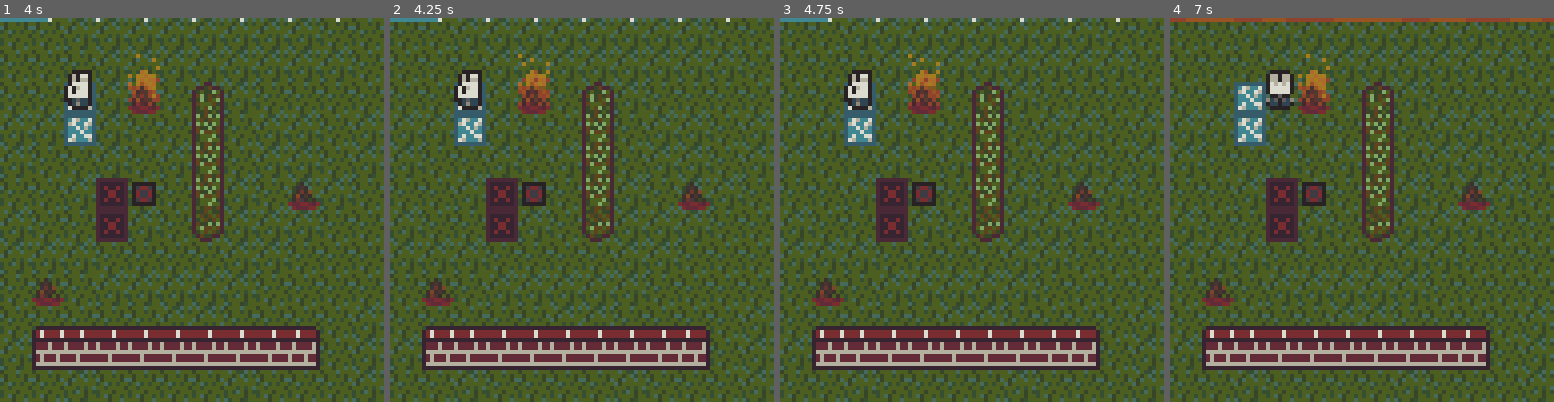
Above: before the commit, frames 1-4 (left to right).
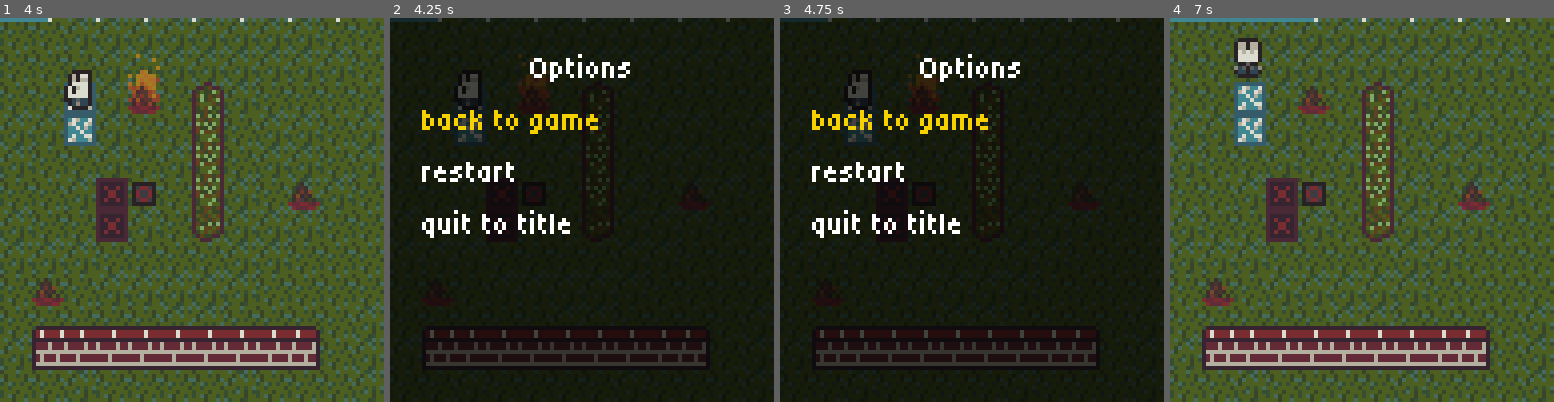
Above: after the commit, the same moments.

Repository: Someone68/cozyfall
Game: Godot game, scene res://scenes/main_menu.tscn
The game is run twice, just before and just after one commit, with the same random seed, the same clock (stepped at 60 frames per second) and the same inputs.
Inputs:
- Up to frame 1 (4 s): tap Enter (ui_accept) at 0.5, 0.77, 1.25, 1.52, 2, 2.75, 3.02, 3.77 s; hold Right (ui_right) 0.53-1.28 s; tap Z (tunnel) every 0.75 s from 0.6 to 3.6 s; hold Down (ui_down) 1.28-2.03 s; hold Right (ui_right) 2.03-2.78 s; hold Up (ui_up) 2.78-3.53 s; hold Left (ui_left) from 3.53 s (still down)
- Up to frame 2 (4.25 s): keep holding Left (ui_left); tap Escape (ui_close_dialog) at 4.15 s
- Up to frame 3 (4.75 s): keep holding Left (ui_left); tap Z (tunnel) at 4.35 s; tap Enter (ui_accept) at 4.52 s
- Up to frame 4 (7 s): release Left (ui_left) at 5.03 s; hold Down (ui_down) 5.03-5.78 s; tap Z (tunnel) at 5.1, 5.85, 6.6 s; hold Right (ui_right) 5.78-6.53 s; tap Enter (ui_accept) at 6.02, 6.77 s; hold Up (ui_up) from 6.53 s (still down)

Frame 1 is identical in both runs. In frame 2, 100% of the frame differs, in the area x 0-100%, y 0-100%; in frame 3, 100%; in frame 4, 2.9%.
Error before the commit: Cannot call method 'instantiate' on a null value. (res://scripts/level.gd:20)

Commit message:
added escape screen

Diff:
--- /dev/null
+++ b/scenes/escape_screen.gd
@@ -0,0 +1,16 @@
+extends Control
+
+func _input(event: InputEvent) -> void:
+	if event.is_action_pressed("ui_close_dialog"):
+		get_tree().paused = false
+		queue_free()
+
+func _on_select_menu_item_selected(_index: int, item: Control) -> void:
+	get_tree().paused = false
+	match item.name:
+		"BackToGame":
+			get_tree().paused = false
+		"Restart":
+			get_tree().reload_current_scene()
+		"Quit":
+			get_tree().change_scene_to_file("res://scenes/main_menu.tscn")
--- /dev/null
+++ b/scenes/escape_screen.tscn
@@ -0,0 +1,52 @@
+[gd_scene format=3 uid="uid://1u83hvqbuw1"]
+
+[ext_resource type="Theme" uid="uid://cdv0csb0dp43j" path="res://themes/menu_theme.tres" id="1_gjwmd"]
+[ext_resource type="Script" uid="uid://bnq1v80v63bd1" path="res://scenes/escape_screen.gd" id="2_gjwmd"]
+[ext_resource type="PackedScene" uid="uid://b3ywq4cn53b52" path="res://scenes/select_menu.tscn" id="3_a2a6c"]
+
+[node name="EscapeScreen" type="Control" unique_id=128950255]
+process_mode = 3
+z_index = 10
+layout_mode = 3
+anchors_preset = 15
+anchor_right = 1.0
+anchor_bottom = 1.0
+grow_horizontal = 2
+grow_vertical = 2
+theme = ExtResource("1_gjwmd")
+script = ExtResource("2_gjwmd")
+
+[node name="ColorRect" type="ColorRect" parent="." unique_id=1687184408]
+layout_mode = 0
+offset_right = 96.0
+offset_bottom = 96.0
+color = Color(0, 0, 0, 0.69803923)
+
+[node name="VBoxContainer" type="VBoxContainer" parent="." unique_id=1188982227]
+layout_mode = 0
+offset_left = 8.0
+offset_top = 8.0
+offset_right = 88.0
+offset_bottom = 88.0
+
+[node name="Label" type="Label" parent="VBoxContainer" unique_id=1437285927]
+layout_mode = 2
+text = "Options"
+horizontal_alignment = 1
+
+[node name="SelectMenu" parent="VBoxContainer" unique_id=647501129 instance=ExtResource("3_a2a6c")]
+layout_mode = 2
+
+[node name="BackToGame" type="Label" parent="VBoxContainer/SelectMenu" unique_id=284757862]
+layout_mode = 2
+text = "back to game"
+
+[node name="Restart" type="Label" parent="VBoxContainer/SelectMenu" unique_id=58015726]
+layout_mode = 2
+text = "restart"
+
+[node name="Quit" type="Label" parent="VBoxContainer/SelectMenu" unique_id=1298591346]
+layout_mode = 2
+text = "quit to title"
+
+[connection signal="item_selected" from="VBoxContainer/SelectMenu" to="." method="_on_select_menu_item_selected"]
--- a/scenes/level.tscn
+++ b/scenes/level.tscn
@@ -3,6 +3,7 @@
 [ext_resource type="Script" uid="uid://bahuxcam4buo" path="res://scripts/level.gd" id="1_mx8sn"]
 [ext_resource type="PackedScene" uid="uid://dpe56p1o5di7a" path="res://scenes/death_screen.tscn" id="2_klq6b"]
 [ext_resource type="PackedScene" uid="uid://bltyo261onn8b" path="res://scenes/floor.tscn" id="3_8c41q"]
+[ext_resource type="PackedScene" uid="uid://1u83hvqbuw1" path="res://scenes/escape_screen.tscn" id="3_olg7q"]
 [ext_resource type="PackedScene" uid="uid://bywris2cmufxx" path="res://scenes/player.tscn" id="3_ppgk2"]
 [ext_resource type="PackedScene" uid="uid://caots4u2856ek" path="res://scenes/walls.tscn" id="4_8c41q"]
 [ext_resource type="PackedScene" uid="uid://ccskmild8mi3c" path="res://scenes/bonfire.tscn" id="5_ppgk2"]
@@ -125,6 +126,7 @@
 y_sort_enabled = true
 script = ExtResource("1_mx8sn")
 DEATH_SCREEN = ExtResource("2_klq6b")
+ESCAPE_SCREEN = ExtResource("3_olg7q")
 
 [node name="Floor" parent="." unique_id=2117507599 instance=ExtResource("3_8c41q")]
 
--- a/scripts/level.gd
+++ b/scripts/level.gd
@@ -15,10 +15,11 @@
 var bonfires := {}
 var on_bonfire := false
 
-func _input(event: InputEvent) -> void:
-	if event.is_action_pressed("ui_close_dialog"):
+func _unhandled_input(event: InputEvent) -> void:
+	if event.is_action_pressed("ui_close_dialog") and !has_node("EscapeScreen"):
 		var loaded_escape_screen = ESCAPE_SCREEN.instantiate()
 		add_child(loaded_escape_screen)
+		get_tree().paused = true
 
 func tile_temp_cost(pos: Vector2i) -> int:
 	var f = floors.get(pos)
Not shown, added: scenes/escape_screen.gd.uid
